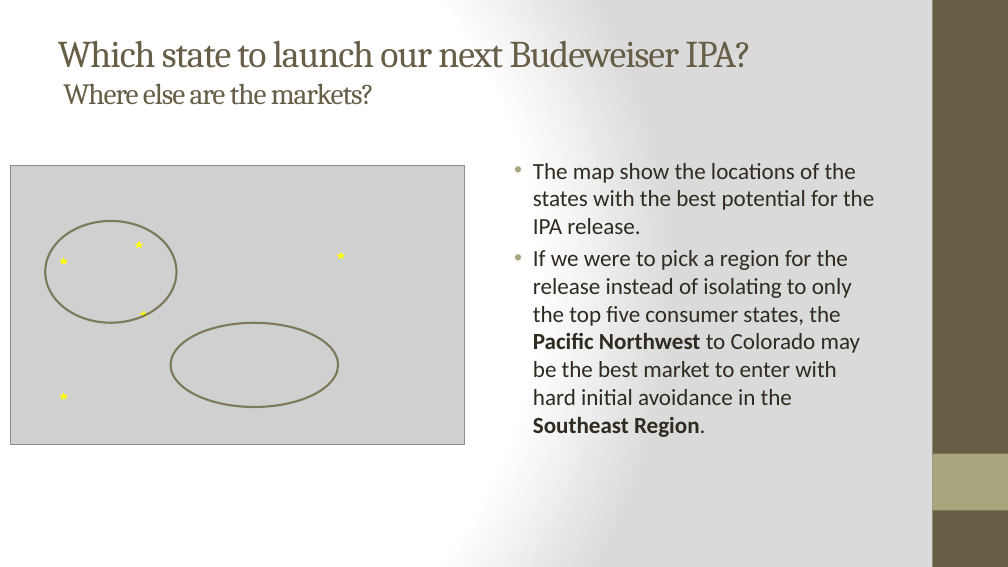
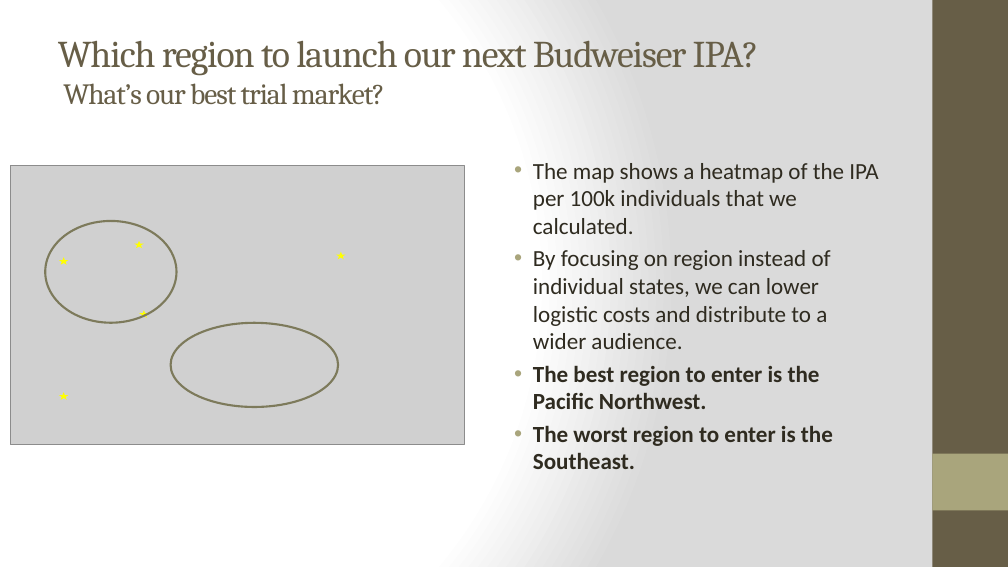
Before and after one commit to bstephan-smu/DDS-project1, a slide deck: slide 18 of Project Presentation_upd1025_new.pptx. Drawn at 1008x567 pixels with LibreOffice and Linux fonts; fonts in the diff are those of the drawing; grey boxes stand for pictures. Boxes give left, top, right and bottom in pixels: in the first picture for what was removed or moved away, otherwise in the second. Text is boxed around its words. In the diff, an @@ line names an element or a change of style, - is before the commit and + after.

```diff
--- a/Project Presentation_upd1025_new.pptx
+++ b/Project Presentation_upd1025_new.pptx
@@ title at [58, 40, 759, 105]: text changed @@
-Which state to launch our next Budeweiser IPA?
-Where else are the markets?
+Which region to launch our next Budweiser IPA?
+What’s our best trial market?
@@ text at [533, 163, 878, 469]: text changed @@
-• The map show the locations of the states with the best potential for the IPA release.
-• If we were to pick a region for the release instead of isolating to only the top five consumer states, the Pacific Northwest to Colorado may be the best market to enter with hard initial avoidance in the Southeast Region.
+• The map shows a heatmap of the IPA per 100k individuals that we calculated.
+• By focusing on region instead of individual states, we can lower logistic costs and distribute to a wider audience.
+• The best region to enter is the Pacific Northwest.
+• The worst region to enter is the Southeast.
```
Also in this commit, not shown: 10 other slides changed.
